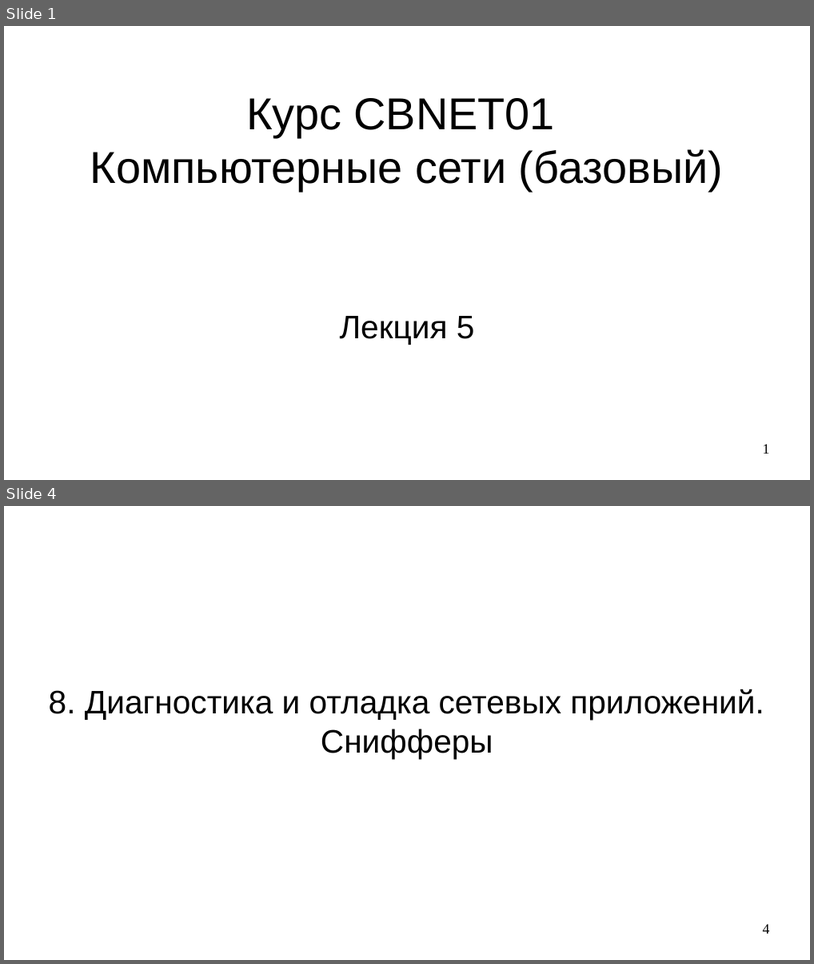
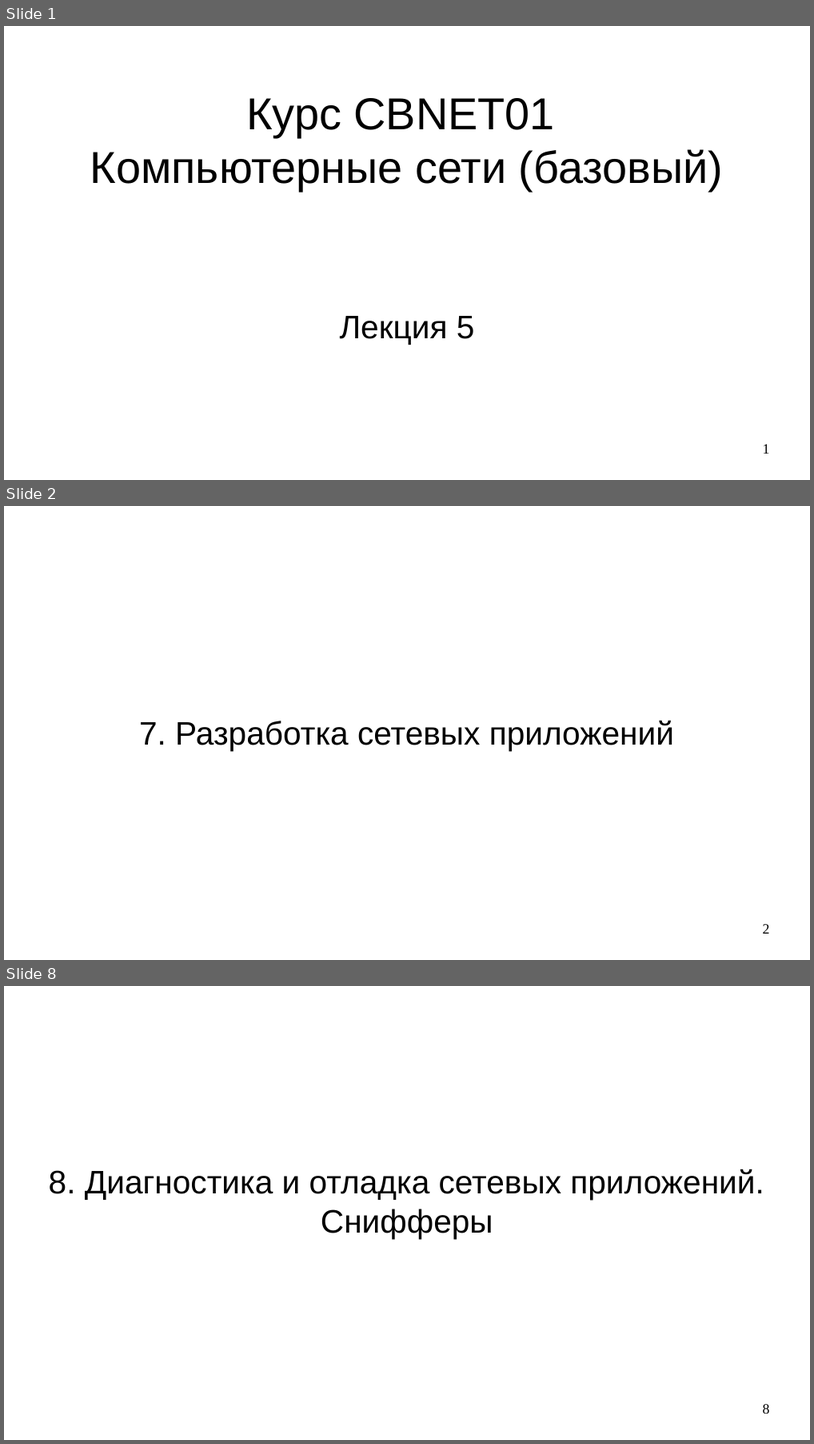
Before and after one commit to steelcraft/stud-lab, a slide deck: Лекции/CBNET01#L5.odp. Shown one above the other, each under a label of ours: slides 1 and 4 before the commit, slides 1, 2 and 8 after it; the slides between them are not shown. The pictures are 814x964 and 814x1444 pixels, drawn with LibreOffice and Linux fonts; fonts in the diff are those of the drawing. Boxes give left, top, right and bottom in pixels: in the first picture for what was removed or moved away, otherwise in the second. Text is boxed around its words. In the diff, an @@ line names an element or a change of style, - is before the commit and + after.

Commit message:
Добавлен план раздела "7. Разработка сетевых приложений"

```diff
--- a/Лекции/CBNET01#L5.odp
+++ b/Лекции/CBNET01#L5.odp
@@ slide 2 added at box(4, 506, 810, 960), background #FFFFFF @@
@@ title added at box(139, 720, 674, 751), 32 pt, text #000000 @@
+7. Разработка сетевых приложений
@@ page number added at box(763, 924, 770, 933), 14 pt, text #000000 @@
+2
@@ what was slide 4 is now slide 8 @@
@@ page number at box(763, 1404, 770, 1413): text changed @@
-4
+8
```
Also in this commit, not shown: 3 slides changed, 4 other slides added, 1 slide removed.
